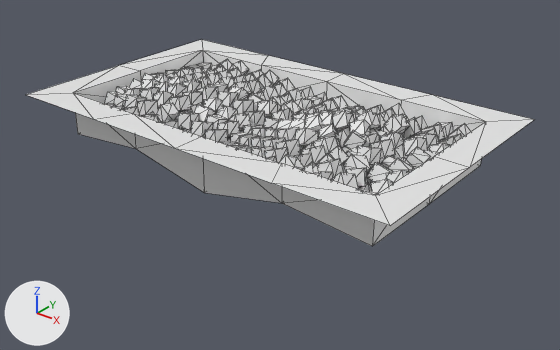
An edit to the FBX model Assets/3DModels/sponge_pit.FBX, drawn before and after from the same camera.
Before and after are seen from a 50 mm lens placed at (19.82, -7.29, 3.37), pointed at (15.28, -1.61, -0.15). Arrows for +X, +Y and +Z are at lower left; the lights stay in place. Mesh edges are drawn as thin lines. Where no turn or scale is listed for an object, it has been applied to the vertices.
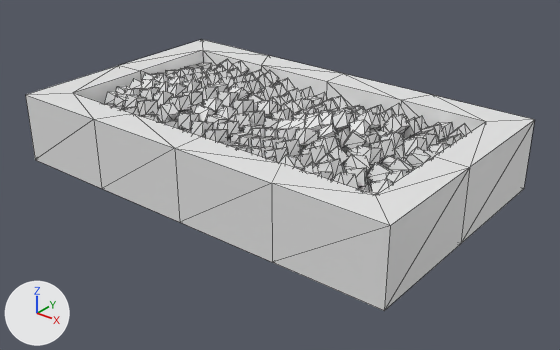
The change, as JSON lines over the scene's bpy script:
```json
{"block": "me_mesh_337", "where": "# used by ob_plane002; location = (15.092, -1.546, 0.547)"}
{"op": "remove", "block": "me_mesh_337", "code": "me_mesh_337.from_pydata(...)  # 39 vertices, 64 faces; spans x -2.25..2.25, y -1.34..1.34, z -0.59..0.0"}
{"op": "add", "block": "me_mesh_337", "code": "me_mesh_337.from_pydata(...)  # 54 vertices, 104 faces; spans x -2.25..2.25, y -1.34..1.34, z -0.76..0.0"}
{"block": "me_mesh_337", "change": "me_mesh_337 part 1"}
{"block": "me_mesh_337", "change": "10 faces are deleted"}
{"block": "me_mesh_337", "change": "7 vertices in x -1.9..1.9, y -1.0..1.0, z -0.47 move by (0.0, 0.0, -0.11)"}
{"block": "me_mesh_337", "change": "4 vertices in x -0.95..0.95, y -1.0..1.0, z -0.39 move by (0.0, 0.0, -0.19)"}
{"block": "me_mesh_337", "change": "4 vertices move from x -1.9..0.95, y -1.0..-0.03, z -0.59..-0.24 to x -1.9..0.95, y -1.0..-0.03, z -0.58"}
{"block": "me_mesh_337", "change": "10 new vertices lie (0.0, 0.0, -0.76) away from vertices in x -2.25..2.25, y -1.34..1.34, z 0.0"}
{"block": "me_mesh_337", "change": "5 new vertices lie (0.0, 1.29, 0.0) away from vertices in x -2.25..2.25, y -1.34, z -0.76"}
{"block": "me_mesh_337", "change": "50 new faces join them"}
```

Pixel boxes (x1, y1, x2, y2) of what changed, in the pictures (560 x 350 px):
```json
{"object": "Plane002", "change": "reshaped", "before": [26, 40, 535, 246], "after": [26, 40, 535, 311], "on screen": "31% taller"}
{"part": 1, "of": "me_mesh_337", "change": "built on", "before": [74, 50, 486, 246], "after": [26, 50, 534, 311]}
```
